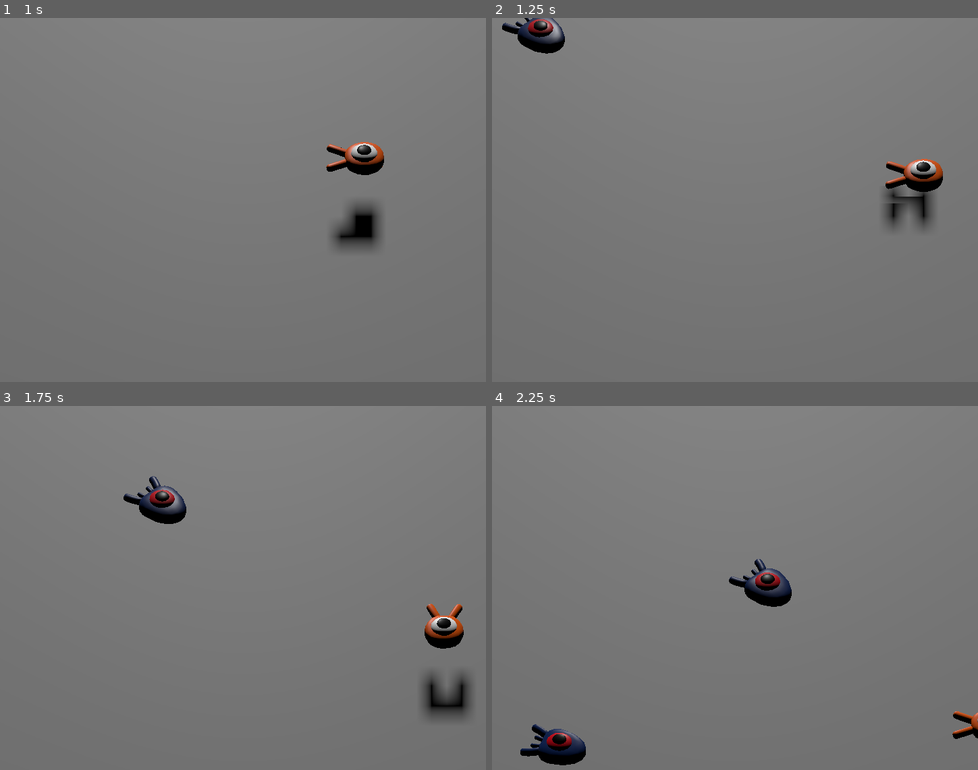
Above: before the commit, frames 1-4 (two rows, left to right).
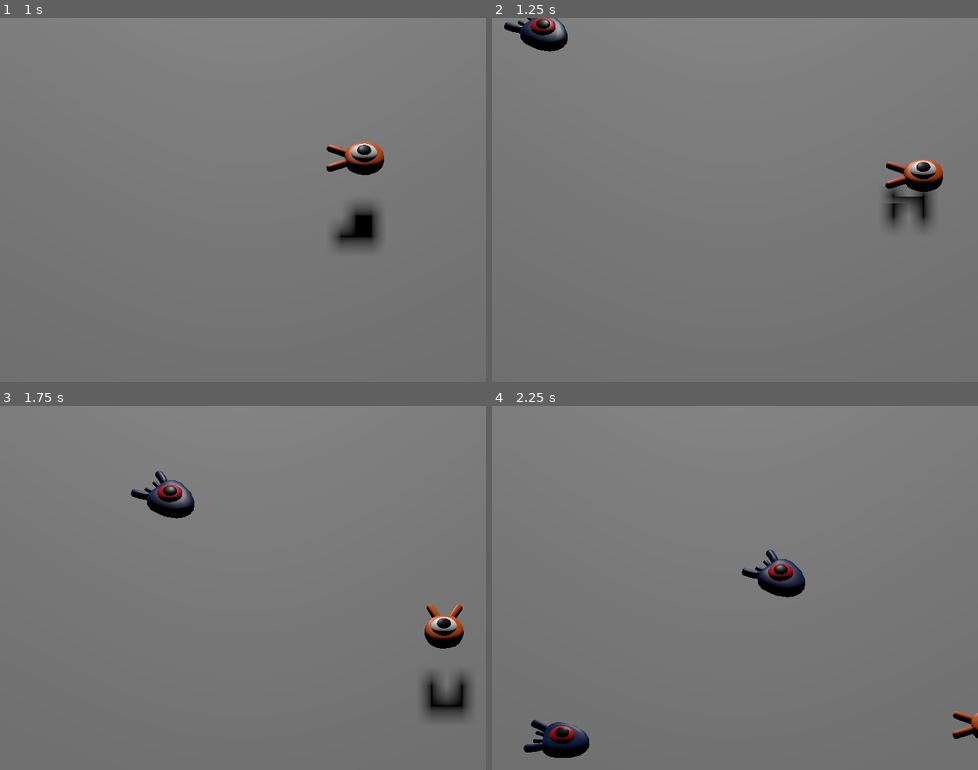
Above: after the commit, the same moments.

Repository: maks1596/squash-the-creeps
Game: Godot game, scene res://scenes/main.tscn
Same seed, same stepped clock (60 frames per second), same inputs: the game is played once before the commit and once after it.
Inputs:
- Up to frame 1 (1 s): tap Enter at 0.5 s; hold D (move_right) from 0.53 s (still down); tap Space (jump) at 0.77 s
- Up to frame 2 (1.25 s): keep holding D (move_right)
- Up to frame 3 (1.75 s): release D (move_right) at 1.28 s; hold S (move_down) from 1.28 s (still down); tap Space (jump) at 1.52 s
- Up to frame 4 (2.25 s): release S (move_down) at 2.03 s; hold D (move_right) from 2.03 s (still down)

Frame 1 is identical in both runs. In frame 2, 0.5% of the frame differs, in the area x 2-16%, y 0-10%; in frame 3, 1.0%; in frame 4, 2.3%, in the area x 5-65%, y 39-99%.

Commit message:
Добавил экспорт угла отклонения моба

Diff:
--- a/scenes/main.tscn
+++ b/scenes/main.tscn
@@ -68,5 +68,6 @@
 spawn_parent = NodePath("..")
 player = NodePath("../Player")
 mobs = Array[PackedScene]([ExtResource("3_fhteq")])
+mob_direction_diviation = 0.523599
 
 [connection signal="hitted" from="Player" to="Spawner" method="stop"]
--- a/scripts/mob_spawner.gd
+++ b/scripts/mob_spawner.gd
@@ -1,18 +1,14 @@
 @tool
 extends Node
-
-const MOB_DIRECTION_DIVIATION = PI / 4
-
-var _player_position: Vector3:
-	get: return player.position
 
 @export var spawn_parent: Node
 @export var player: Node3D
 @export var mobs: Array[PackedScene] = []
 @export_range(0, 1, 1, "or_greater", "suffix:m/s") var mob_min_speed = 10
 @export_range(1, 1, 1, "or_greater", "suffix:m/s") var mob_max_speed = 18
+@export_range(0, 180, 1, "radians") var mob_direction_diviation := PI / 4
 
-@onready var spawn_location = $SpawnPath/SpawnLocation as PathFollow3D
+@onready var _spawn_location = $SpawnPath/SpawnLocation as PathFollow3D
 @onready var _spawn_timer = $Timer as Timer
 
 func start():
@@ -20,18 +16,18 @@
 
 
 func stop():
-	pass
 	_spawn_timer.stop()
 
 
 func _spawn_mob():
+	var target_position = player.position
 	var mob_scene = mobs.pick_random() as PackedScene
 	var mob = mob_scene.instantiate() as Mob
 
 	var spawn_position = _generate_spawn_position()
 	var direction_diviation = _generate_direction_diviation()
 
-	mob.look_at_from_position(spawn_position, _player_position)
+	mob.look_at_from_position(spawn_position, target_position)
 	mob.rotation.x = 0
 	mob.rotate_y(direction_diviation)
 	mob.velocity = _generate_velocity(mob.rotation)
@@ -40,12 +36,12 @@
 
 
 func _generate_spawn_position() -> Vector3:
-	spawn_location.progress_ratio = randf()
-	return spawn_location.position
+	_spawn_location.progress_ratio = randf()
+	return _spawn_location.position
 
 
 func _generate_direction_diviation() -> float:
-	return randf_range(-MOB_DIRECTION_DIVIATION, MOB_DIRECTION_DIVIATION)
+	return randf_range(-mob_direction_diviation, mob_direction_diviation)
 
 
 func _generate_velocity(current_rotation: Vector3) -> Vector3:
@@ -56,7 +52,7 @@
 
 func _generate_direction(mob: Mob, target_position: Vector3):
 	mob.look_at(target_position)
-	var angle = randf_range(-MOB_DIRECTION_DIVIATION, MOB_DIRECTION_DIVIATION)
+	var angle = randf_range(-mob_direction_diviation, mob_direction_diviation)
 	mob.rotate_y(angle)
 
 
